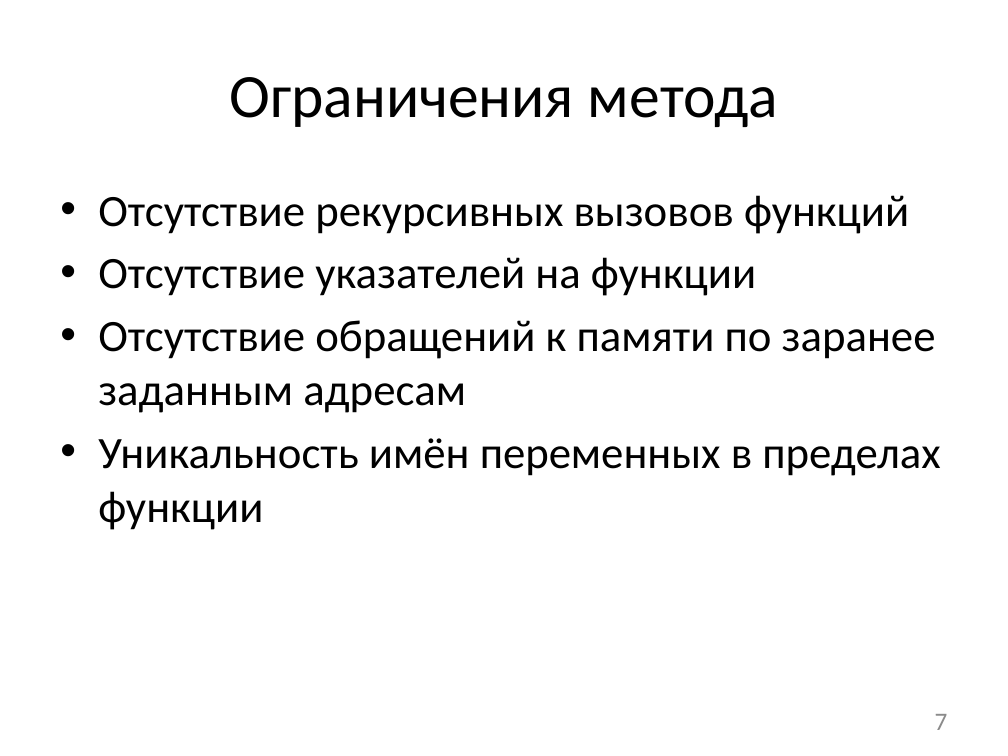
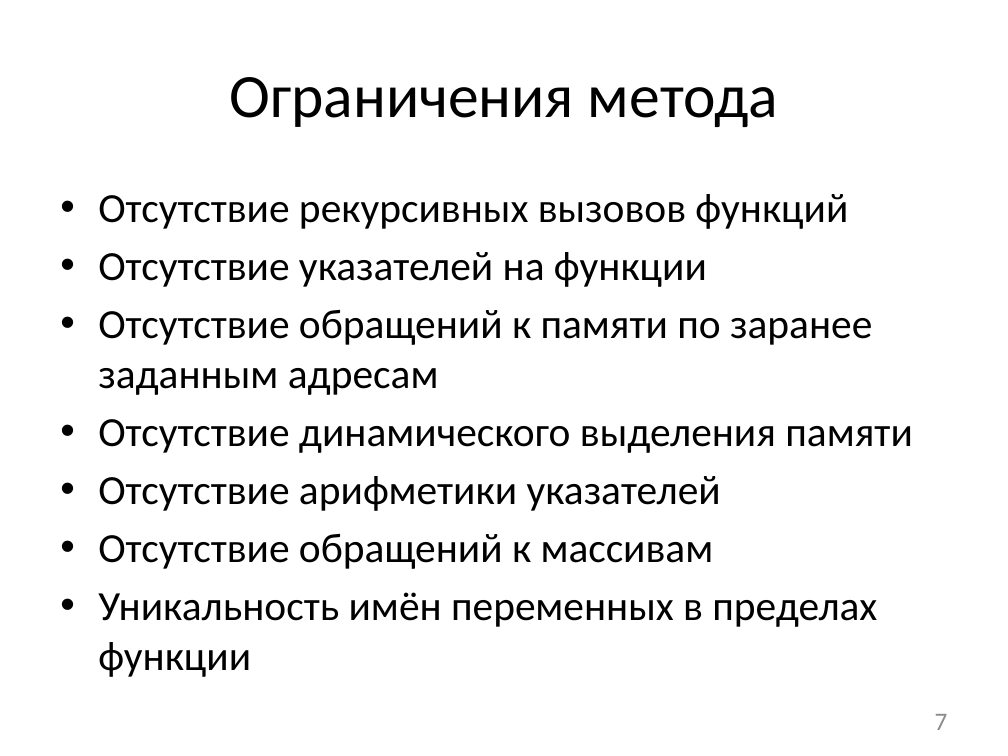
Before and after one commit to afrolovskiy/diplom, a slide deck: slide 7 of presentations/diplom/static race detection.pptx. Drawn at 1008x756 pixels with LibreOffice and Linux fonts; fonts in the diff are those of the drawing. Boxes give left, top, right and bottom in pixels: in the first picture for what was removed or moved away, otherwise in the second. Text is boxed around its words. In the diff, an @@ line names an element or a change of style, - is before the commit and + after.

```diff
--- a/presentations/diplom/static race detection.pptx
+++ b/presentations/diplom/static race detection.pptx
@@ text at bbox=[98, 194, 877, 677]: size 32 to 29.6 pt in "Отсутствие рекурсивных вызовов функций", "Отсутствие указателей на функции", "Отсутствие обращений к памяти по заранее заданным ...", "Уникальность имён переменных в пределах функции" @@
@@ text at bbox=[98, 419, 913, 569]: paragraphs added @@
+• Отсутствие динамического выделения памяти
+• Отсутствие арифметики указателей
+• Отсутствие обращений к массивам
```
Also in this commit, not shown: 6 other slides changed, 3 slides added, 2 slides removed, 23 other files.
